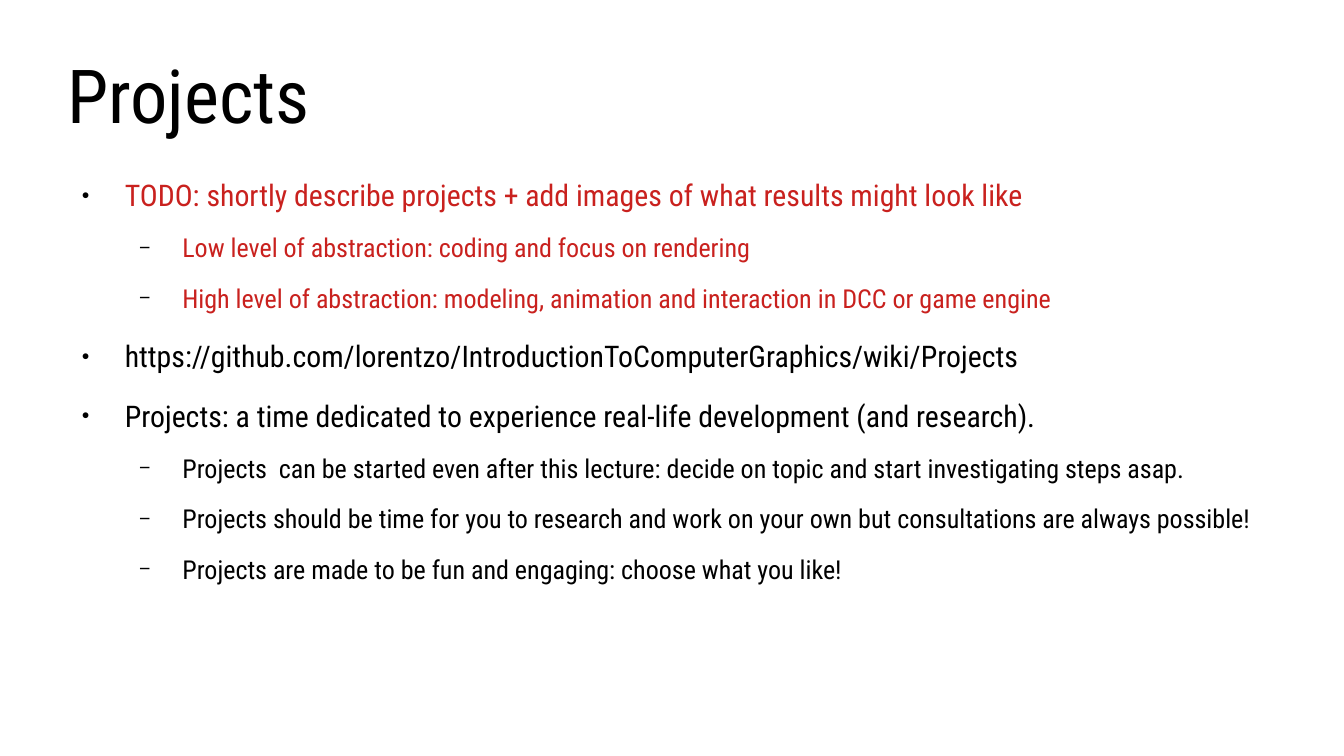
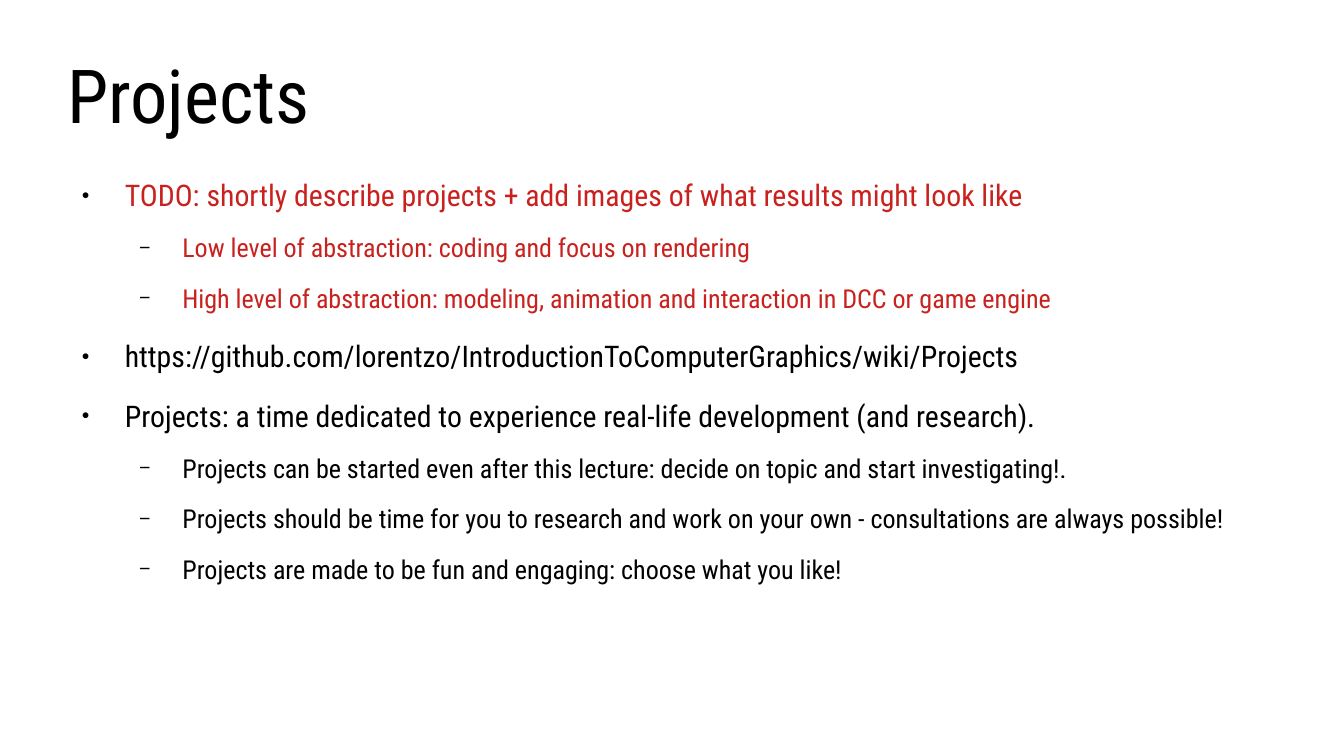
Before and after one commit to lorentzo/IntroductionToComputerGraphics, a slide deck: slide 28 of lectures/1_introduction/introduction.odp. Drawn at 1344x756 pixels with LibreOffice and Linux fonts; fonts in the diff are those of the drawing. Boxes give left, top, right and bottom in pixels: in the first picture for what was removed or moved away, otherwise in the second. Text is boxed around its words. In the diff, an @@ line names an element or a change of style, - is before the commit and + after.

```diff
--- a/lectures/1_introduction/introduction.odp
+++ b/lectures/1_introduction/introduction.odp
@@ text at bbox=[182, 458, 1223, 534]: text changed @@
-  − Projects can be started even after this lecture: decide on topic and start investigating steps asap.
-  − Projects should be time for you to research and work on your own but consultations are always possible!
+  − Projects can be started even after this lecture: decide on topic and start investigating!.
+  − Projects should be time for you to research and work on your own - consultations are always possible!
```
Also in this commit, not shown: 5 other slides changed, 7 other files.
